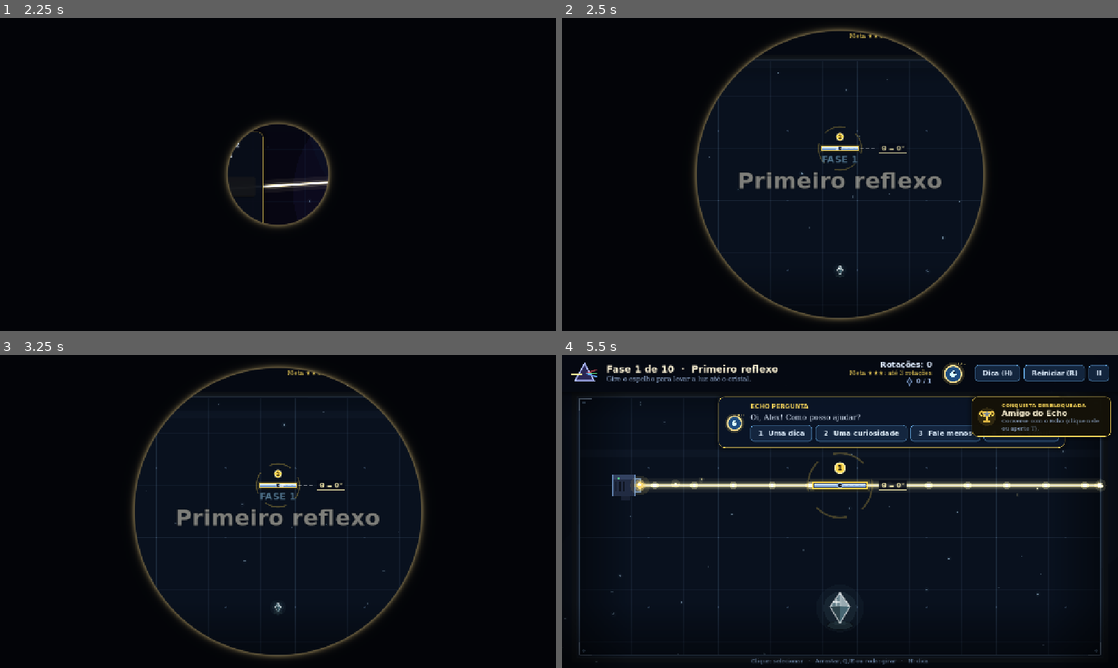
Above: before the commit, frames 1-4 (two rows, left to right).
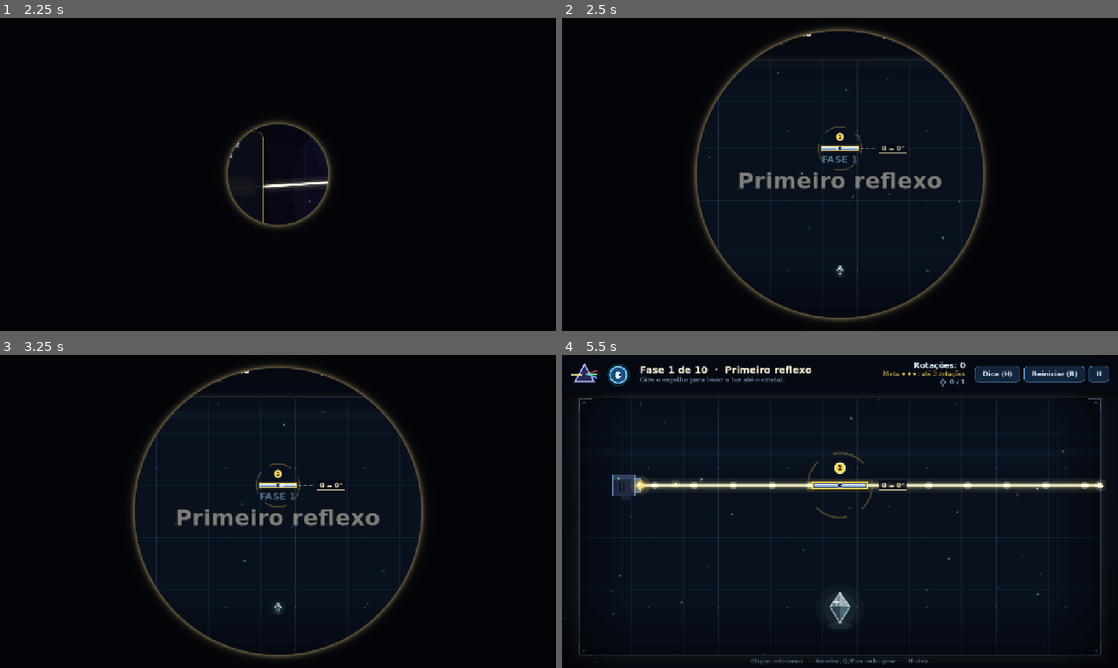
Above: after the commit, the same moments.

Repository: FelipeAnjos20/Jogo-Prisma
Game: Godot game, scene res://scenes/menu.tscn
Same seed, same stepped clock (60 frames per second), same inputs: the game is played once before the commit and once after it.
Inputs (mouse positions are in pixels of both pictures, inside the frame that each line leads up to):
- Up to frame 1 (2.25 s): click "Jogar" at 0.5 s; click (150, 187) at 1.27 s; type "Alex" at 1.35 s; click "Começar ›" at 2 s
- Up to frame 2 (2.5 s): no input
- Up to frame 3 (3.25 s): click "Reiniciar (R)" at 2.75 s
- Up to frame 4 (5.5 s): click "Reiniciar (R)" at 3.5 s; click "Reiniciar (R)" at 4.25 s; tap Enter (ui_accept) at 5 s; drag from (951, 373) to (895, 442) at 5.02 s

Frame 1 is identical in both runs. In frame 2, less than 0.1% of the frame differs, in the area x 39-63%, y 4-10%; in frame 3, less than 0.1%; in frame 4, 6.5%, in the area x 1-99%, y 1-30%.

Commit message:
feat: falas do Echo na barra superior em vez de no meio da sala
- a fala aparece ao lado do Echo, no lugar do titulo e do objetivo, como uma legenda
- o titulo e o objetivo voltam quando o Echo termina de falar
- remove o balao flutuante que cobria o puzzle
- CHANGELOG 3.3.1, README e GDD atualizados

Diff:
--- a/scripts/game_hud.gd
+++ b/scripts/game_hud.gd
@@ -28,13 +28,13 @@
 var _gems: GemRow
 var _music_button: Button
 
-var _toast_holder: Control
-var _toast: PanelContainer
-var _toast_label: Label
-var _toast_title: Label
-var _toast_tween: Tween
+# Fala do Echo na barra superior.
+var _speech: VBoxContainer
+var _speech_title: Label
+var _speech_text: Label
+var _speech_tween: Tween
+# Onde a pergunta do Echo (com botoes) aparece na sala.
 var _toast_anchor := Vector2(360, 96)
-var _toast_icon: EchoFace
 var _typing := false
 var _typed_chars := 0
 
@@ -93,8 +93,7 @@
 var _help_pad_mode := false
 var _help_mouse := ""
 
-# Largura do balao de fala do Echo (o main.gd usa para escolher onde ele atrapalha menos).
-const TOAST_WIDTH := 560.0
+# Largura da pergunta do Echo (com botoes de resposta).
 const CHOICE_WIDTH := 640.0
 
 const HELP_PAD := "Controle:  ◀ ▶ girar   ·   LB / RB trocar espelho   ·   A girar   ·   B desfazer   ·   Y dica   ·   X reiniciar   ·   Start pausa"
@@ -104,7 +103,6 @@
 	process_mode = Node.PROCESS_MODE_ALWAYS
 	_build_top_bar()
 	_build_bottom_help()
-	_build_toast()
 	_flyer = EchoFace.new(17.0)
 	_flyer.visible = false
 	_flyer.size = _flyer.custom_minimum_size
@@ -154,56 +152,57 @@
 	_music_button.text = "Música: ligada" if enabled else "Música: desligada"
 
 
-# O main.gd escolhe onde o aviso atrapalha menos (canto com menos pecas do puzzle).
+# O main.gd escolhe onde a pergunta do Echo atrapalha menos (canto com menos pecas do puzzle).
 func set_toast_anchor(anchor: Vector2) -> void:
 	_toast_anchor = anchor
 
 
+# A fala do Echo aparece na barra superior, ao lado dele, no lugar do titulo e do objetivo
+# (nada cobre a sala). Depois de "duration" segundos, o titulo e o objetivo voltam.
 # mood: "neutral", "happy", "thinking" ou "surprised" (muda a expressao do Echo).
 # O texto aparece letra por letra, com um som curto de "fala".
 func show_toast(title: String, text: String, duration := 6.0, mood := "neutral") -> void:
-	_toast_title.text = title
-	_toast_label.text = text
-	_toast_icon.mood = mood
-	_toast_icon.talking = true
+	_speech_title.text = title
+	_speech_text.text = text
 	set_buddy_mood(mood, clampf(text.length() * 0.022, 0.2, 2.2) + 1.5)
 	_buddy.talking = true
 	_typing = true
 	_typed_chars = 0
-	_toast_label.visible_characters = 0
+	_speech_text.visible_characters = 0
 	var typing_time := clampf(text.length() * 0.022, 0.2, 2.2)
-	if _toast_tween != null:
-		_toast_tween.kill()
-	_toast_holder.visible = true
-	_toast_holder.modulate.a = 0.0
-	_toast_holder.position = _toast_anchor - Vector2(0, 14)
-	_toast_tween = create_tween()
-	_toast_tween.set_parallel(true)
-	_toast_tween.tween_property(_toast_holder, "modulate:a", 1.0, 0.25)
-	_toast_tween.tween_property(_toast_holder, "position:y", _toast_anchor.y, 0.3).set_trans(Tween.TRANS_BACK).set_ease(Tween.EASE_OUT)
-	_toast_tween.tween_property(_toast_label, "visible_characters", text.length(), typing_time)
-	_toast_tween.chain().tween_callback(_finish_typing)
-	_toast_tween.chain().tween_interval(duration)
-	_toast_tween.chain().tween_property(_toast_holder, "modulate:a", 0.0, 0.5)
-	_toast_tween.chain().tween_callback(func() -> void: _toast_holder.visible = false)
+	if _speech_tween != null:
+		_speech_tween.kill()
+	_set_speaking(true)
+	_speech.modulate.a = 0.0
+	_speech_tween = create_tween()
+	_speech_tween.tween_property(_speech, "modulate:a", 1.0, 0.15)
+	_speech_tween.tween_property(_speech_text, "visible_characters", text.length(), typing_time)
+	_speech_tween.tween_callback(_finish_typing)
+	_speech_tween.tween_interval(duration)
+	_speech_tween.tween_property(_speech, "modulate:a", 0.0, 0.3)
+	_speech_tween.tween_callback(_set_speaking.bind(false))
 
 
 func hide_toast() -> void:
-	if _toast_tween != null:
-		_toast_tween.kill()
-	_toast_holder.visible = false
+	if _speech_tween != null:
+		_speech_tween.kill()
+	_set_speaking(false)
 	_finish_typing()
 
 
 func is_toast_visible() -> bool:
-	return _toast_holder.visible
+	return _speech.visible
+
+
+func _set_speaking(value: bool) -> void:
+	_speech.visible = value
+	_level_title.visible = not value
+	_objective.visible = not value
 
 
 func _finish_typing() -> void:
 	_typing = false
-	_toast_label.visible_characters = -1
-	if _toast_icon != null:
-		_toast_icon.talking = false
+	_speech_text.visible_characters = -1
 	if _buddy != null:
 		_buddy.talking = false
 
@@ -351,8 +350,8 @@
 func _process(delta: float) -> void:
 	_update_buddy()
 	# Som curto de "fala" enquanto o texto do Echo e digitado.
-	if _typing and _toast_label.visible_characters - _typed_chars >= 3:
-		_typed_chars = _toast_label.visible_characters
+	if _typing and _speech_text.visible_characters - _typed_chars >= 3:
+		_typed_chars = _speech_text.visible_characters
 		Sfx.play("talk", randf_range(0.9, 1.15))
 
 	# A linha de ajuda mostra os comandos do controle quando ele esta sendo usado.
@@ -360,12 +359,6 @@
 	if _help_label != null and pad_mode != _help_pad_mode:
 		_help_pad_mode = pad_mode
 		_help_label.text = HELP_PAD if pad_mode else _help_mouse
-
-	# O aviso fica quase transparente quando o mouse passa por cima, para nao esconder o puzzle.
-	if _toast_holder == null or not _toast_holder.visible:
-		return
-	var over := Rect2(_toast_holder.position, _toast.size).grow(12.0).has_point(_toast_holder.get_global_mouse_position())
-	_toast.modulate.a = move_toward(_toast.modulate.a, 0.18 if over else 1.0, delta * 5.0)
 
 
 func flash(strength := 0.55) -> void:
@@ -480,12 +473,12 @@
 	style.border_width_bottom = 1
 	style.content_margin_left = 24
 	style.content_margin_right = 20
-	style.content_margin_top = 6
-	style.content_margin_bottom = 6
+	style.content_margin_top = 4
+	style.content_margin_bottom = 4
 	bar.add_theme_stylebox_override("panel", style)
 	bar.position = Vector2.ZERO
-	bar.size = Vector2(1280, 84)
-	bar.custom_minimum_size = Vector2(1280, 84)
+	bar.size = Vector2(1280, 88)
+	bar.custom_minimum_size = Vector2(1280, 88)
 	add_child(bar)
 
 	var row := HBoxContainer.new()
@@ -495,44 +488,7 @@
 	_logo = PrismLogo.new()
 	row.add_child(_logo)
 
-	var info := VBoxContainer.new()
-	info.size_flags_horizontal = Control.SIZE_EXPAND_FILL
-	info.alignment = BoxContainer.ALIGNMENT_CENTER
-	info.add_theme_constant_override("separation", 2)
-	row.add_child(info)
-
-	_level_title = UI.make_label("Fase", 22, Color(1.0, 0.96, 0.84), 700)
-	_level_title.text_overrun_behavior = TextServer.OVERRUN_TRIM_ELLIPSIS
-	_objective = UI.make_label("Objetivo", 15, UI.TEXT_DIM, 500)
-	# Objetivo longo quebra em ate 2 linhas em vez de empurrar os botoes para fora da tela.
-	_objective.autowrap_mode = TextServer.AUTOWRAP_WORD_SMART
-	_objective.max_lines_visible = 2
-	_objective.custom_minimum_size.x = 200
-	info.add_child(_level_title)
-	info.add_child(_objective)
-
-	var stats := VBoxContainer.new()
-	stats.alignment = BoxContainer.ALIGNMENT_CENTER
-	stats.add_theme_constant_override("separation", 0)
-	stats.custom_minimum_size.x = 200
-	row.add_child(stats)
-
-	_rotations_label = UI.make_label("Rotações: 0", 18, UI.TEXT, 700)
-	_goal_label = UI.make_label("Meta", 14, UI.ACCENT, 500)
-	for label in [_rotations_label, _goal_label]:
-		label.horizontal_alignment = HORIZONTAL_ALIGNMENT_RIGHT
-		stats.add_child(label)
-
-	# Cristais como gemas que acendem (o numero fica ao lado, para quem preferir ler).
-	var crystal_row := HBoxContainer.new()
-	crystal_row.alignment = BoxContainer.ALIGNMENT_END
-	crystal_row.add_theme_constant_override("separation", 6)
-	stats.add_child(crystal_row)
-	_gems = GemRow.new()
-	crystal_row.add_child(_gems)
-	_crystals_label = UI.make_label("Cristais: 0 / 1", 14, UI.TEXT_DIM, 600)
-	crystal_row.add_child(_crystals_label)
-
+	# O Echo fica ao lado do texto: quando ele fala, a fala aparece ali, sem cobrir a sala.
 	_buddy = EchoFace.new(19.0)
 	_buddy.mouse_filter = Control.MOUSE_FILTER_STOP
 	_buddy.mouse_default_cursor_shape = Control.CURSOR_POINTING_HAND
@@ -543,6 +499,60 @@
 			echo_clicked.emit()
 	)
 	row.add_child(_buddy)
+
+	var info := VBoxContainer.new()
+	info.size_flags_horizontal = Control.SIZE_EXPAND_FILL
+	info.alignment = BoxContainer.ALIGNMENT_CENTER
+	info.add_theme_constant_override("separation", 2)
+	row.add_child(info)
+
+	# Fala do Echo (fica no lugar do titulo e do objetivo enquanto ele fala).
+	_speech = VBoxContainer.new()
+	_speech.add_theme_constant_override("separation", 0)
+	_speech.visible = false
+	info.add_child(_speech)
+	_speech_title = UI.make_label("ECHO", 12, Color(0.55, 0.9, 1.0), 800)
+	_speech_text = UI.make_label("", 15, UI.TEXT, 500)
+	_speech_text.autowrap_mode = TextServer.AUTOWRAP_WORD_SMART
+	_speech_text.max_lines_visible = 3
+	_speech_text.text_overrun_behavior = TextServer.OVERRUN_TRIM_ELLIPSIS
+	_speech_text.custom_minimum_size.x = 200
+	# A altura considera o texto inteiro, entao a barra nao muda durante a digitacao.
+	_speech_text.visible_characters_behavior = TextServer.VC_CHARS_AFTER_SHAPING
+	_speech.add_child(_speech_title)
+	_speech.add_child(_speech_text)
+
+	_level_title = UI.make_label("Fase", 22, Color(1.0, 0.96, 0.84), 700)
+	_level_title.text_overrun_behavior = TextServer.OVERRUN_TRIM_ELLIPSIS
+	_objective = UI.make_label("Objetivo", 15, UI.TEXT_DIM, 500)
+	# Objetivo longo quebra em ate 2 linhas em vez de empurrar os botoes para fora da tela.
+	_objective.autowrap_mode = TextServer.AUTOWRAP_WORD_SMART
+	_objective.max_lines_visible = 2
+	_objective.custom_minimum_size.x = 200
+	info.add_child(_level_title)
+	info.add_child(_objective)
+
+	var stats := VBoxContainer.new()
+	stats.alignment = BoxContainer.ALIGNMENT_CENTER
+	stats.add_theme_constant_override("separation", 0)
+	stats.custom_minimum_size.x = 200
+	row.add_child(stats)
+
+	_rotations_label = UI.make_label("Rotações: 0", 18, UI.TEXT, 700)
+	_goal_label = UI.make_label("Meta", 14, UI.ACCENT, 500)
+	for label in [_rotations_label, _goal_label]:
+		label.horizontal_alignment = HORIZONTAL_ALIGNMENT_RIGHT
+		stats.add_child(label)
+
+	# Cristais como gemas que acendem (o numero fica ao lado, para quem preferir ler).
+	var crystal_row := HBoxContainer.new()
+	crystal_row.alignment = BoxContainer.ALIGNMENT_END
+	crystal_row.add_theme_constant_override("separation", 6)
+	stats.add_child(crystal_row)
+	_gems = GemRow.new()
+	crystal_row.add_child(_gems)
+	_crystals_label = UI.make_label("Cristais: 0 / 1", 14, UI.TEXT_DIM, 600)
+	crystal_row.add_child(_crystals_label)
 
 	var buttons := HBoxContainer.new()
 	buttons.alignment = BoxContainer.ALIGNMENT_CENTER
@@ -565,48 +575,11 @@
 
 func _build_bottom_help() -> void:
 	_help_mouse = UI.atalhos_da_fase(0)
-	_help_label = UI.make_label(_help_mouse, 13,Color(0.55, 0.68, 0.85, 0.85), 500)
+	_help_label = UI.make_label(_help_mouse, 13, Color(0.55, 0.68, 0.85, 0.85), 500)
 	_help_label.horizontal_alignment = HORIZONTAL_ALIGNMENT_CENTER
 	_help_label.position = Vector2(0, 697)
 	_help_label.size = Vector2(1280, 20)
 	add_child(_help_label)
-
-
-func _build_toast() -> void:
-	_toast_holder = Control.new()
-	_toast_holder.mouse_filter = Control.MOUSE_FILTER_IGNORE
-	_toast_holder.position = _toast_anchor
-	_toast_holder.visible = false
-	add_child(_toast_holder)
-
-	_toast = UI.make_panel(Color(0.04, 0.08, 0.15, 0.95), Color(0.55, 0.85, 1.0, 0.6), 14, 14)
-	_toast.mouse_filter = Control.MOUSE_FILTER_IGNORE
-	_toast.custom_minimum_size = Vector2(TOAST_WIDTH, 0)
-	_toast.size = Vector2(TOAST_WIDTH, 0)
-	_toast_holder.add_child(_toast)
-
-	var row := HBoxContainer.new()
-	row.add_theme_constant_override("separation", 14)
-	row.mouse_filter = Control.MOUSE_FILTER_IGNORE
-	_toast.add_child(row)
-
-	_toast_icon = EchoFace.new()
-	row.add_child(_toast_icon)
-
-	var column := VBoxContainer.new()
-	column.size_flags_horizontal = Control.SIZE_EXPAND_FILL
-	column.add_theme_constant_override("separation", 2)
-	column.mouse_filter = Control.MOUSE_FILTER_IGNORE
-	row.add_child(column)
-
-	_toast_title = UI.make_label("ECHO", 14, Color(0.55, 0.9, 1.0), 800)
-	_toast_label = UI.make_label("", 17, UI.TEXT, 500)
-	_toast_label.autowrap_mode = TextServer.AUTOWRAP_WORD_SMART
-	_toast_label.custom_minimum_size.x = TOAST_WIDTH - 100.0
-	# O tamanho do balao considera o texto inteiro, entao ele nao muda durante a digitacao.
-	_toast_label.visible_characters_behavior = TextServer.VC_CHARS_AFTER_SHAPING
-	column.add_child(_toast_title)
-	column.add_child(_toast_label)
 
 
 func _build_choice() -> void:
Not shown, changed: CHANGELOG.md
Not shown, changed: README.md
Not shown, changed: docs/GDD.md
